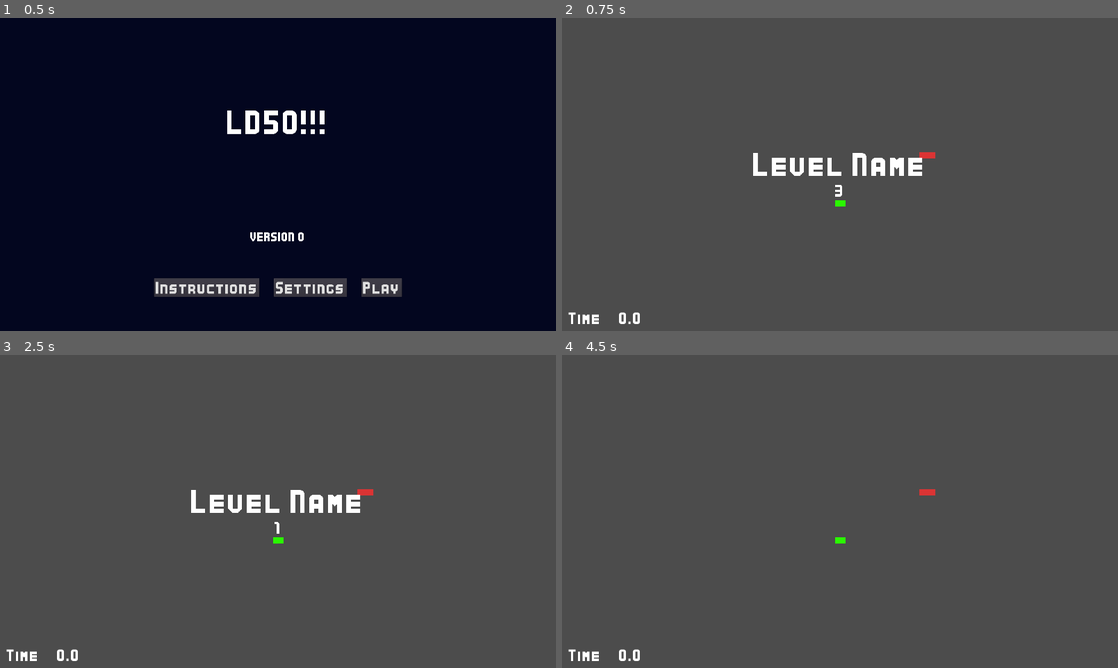
Above: before the commit, frames 1-4 (two rows, left to right).
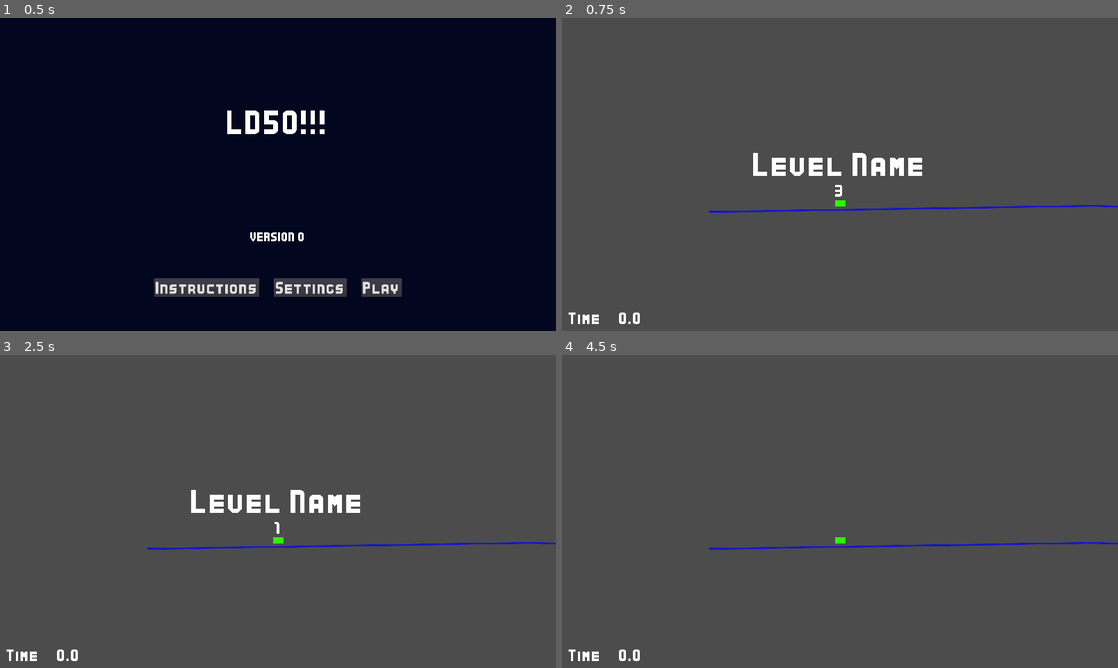
Above: after the commit, the same moments.

Repository: anthonyfinch/ld50
Game: Godot game, scene res://Main.tscn
The game is run twice, just before and just after one commit, with the same random seed, the same clock (stepped at 60 frames per second) and the same inputs.
Inputs:
- Up to frame 1 (0.5 s): no input
- Up to frame 2 (0.75 s): click "Play" at 0.5 s
- Up to frame 3 (2.5 s): tap Enter at 1.25 s; hold D (right) 1.28-2.03 s; tap Space at 2 s; hold S (brake) from 2.03 s (still down)
- Up to frame 4 (4.5 s): tap Enter at 2.75, 4.25 s; release S (brake) at 2.78 s; hold D (right) 2.78-3.53 s; tap Space at 3.5 s; hold W (accelerate) 3.53-4.28 s; hold A (left) from 4.28 s (still down)

Frame 1 is identical in both runs. In frame 2, 0.5% of the frame differs, in the area x 26-100%, y 42-63%; in frame 3, 0.5%; in frame 4, 0.5%.

Commit message:
adds endzone logic, basic path for roads

Diff:
--- /dev/null
+++ b/Levels/EndZone.gd
@@ -0,0 +1,13 @@
+extends Area2D
+
+export(Resource) var game_events
+
+func _ready():
+	assert(game_events != null, "Please set game events resource")
+	var _c = connect("body_entered", self, "_car_enter")
+
+
+func _car_enter(body):
+	if body.has_method("end_race"):
+		body.end_race()
+		game_events.car_finished(body)
--- a/Levels/Race.gd
+++ b/Levels/Race.gd
@@ -6,6 +6,8 @@
 onready var _pause_screen = $UIOverlay/PauseScreen
 onready var _start_screen = $UIOverlay/StartScreen
 onready var _countdown_label = $UIOverlay/StartScreen/Box/CountDown
+onready var _end_screen = $UIOverlay/EndScreen
+onready var _end_screen_time = $UIOverlay/EndScreen/Box/EndTime
 onready var _race_time_label = $UIOverlay/RaceTime
 
 var _started = false
@@ -19,8 +21,15 @@
 	assert(game_state != null, "Please set game state resource")
 
 	_start_screen.visible = true
+	_end_screen.visible = false
 	_update_ui()
 	game_events.connect("unpause", self, "_unpause")
+	game_events.connect("car_finished", self, "_end_race")
+
+
+func _end_race(_who):
+	_finished = true
+	_end_screen.visible = true
 
 
 func _process(delta):
@@ -36,6 +45,7 @@
 	elif not _finished and not game_state.paused:
 		_race_time += delta
 		_race_time_label.text = "%3.2f" % _race_time
+		_end_screen_time.text = "%3.3f" % _race_time
 
 
 func _update_ui():
--- /dev/null
+++ b/Levels/Road.gd
@@ -0,0 +1,10 @@
+extends Path2D
+
+
+export (Color) var color = Color.blue
+export (float) var width = 5.0
+
+
+func _draw():
+	var points = curve.tessellate()
+	draw_polyline(points, color, width, true)
--- /dev/null
+++ b/Levels/TestLevel.tscn
@@ -0,0 +1,55 @@
+[gd_scene load_steps=10 format=2]
+
+[ext_resource path="res://game_events.tres" type="Resource" id=1]
+[ext_resource path="res://Cars/Car.gd" type="Script" id=2]
+[ext_resource path="res://Cars/Car.tscn" type="PackedScene" id=3]
+[ext_resource path="res://Levels/EndZone.gd" type="Script" id=4]
+[ext_resource path="res://RaceCamera.gd" type="Script" id=5]
+[ext_resource path="res://Levels/Road.gd" type="Script" id=6]
+
+[sub_resource type="CircleShape2D" id=2]
+radius = 100.0
+
+[sub_resource type="RectangleShape2D" id=1]
+extents = Vector2( 300, 100 )
+
+[sub_resource type="Curve2D" id=3]
+_data = {
+"points": PoolVector2Array( 0, 0, 0, 0, 490, 569, 0, 0, 0, 0, 1193, 558, 0, 0, 0, 0, 1814, 548, 0, 0, 0, 0, 3347, 589, 0, 0, 0, 0, 6384, 530, 0, 0, 0, 0, 7666, 850, 0, 0, 0, 0, 8798, 537, 0, 0, 0, 0, 10038, 507 )
+}
+
+[node name="TestLevel" type="Node2D"]
+
+[node name="EndZone" type="Area2D" parent="."]
+position = Vector2( 10104, 508 )
+script = ExtResource( 4 )
+game_events = ExtResource( 1 )
+
+[node name="CollisionShape2D" type="CollisionShape2D" parent="EndZone"]
+shape = SubResource( 2 )
+
+[node name="Car" parent="." instance=ExtResource( 3 )]
+position = Vector2( 941, 540 )
+script = ExtResource( 2 )
+
+[node name="Camera2D" type="Camera2D" parent="Car"]
+current = true
+script = ExtResource( 5 )
+zoom_factor = 450
+
+[node name="Scenery" type="Node2D" parent="."]
+
+[node name="StaticBody2D" type="StaticBody2D" parent="Scenery"]
+position = Vector2( 7631, 589 )
+
+[node name="Polygon2D" type="Polygon2D" parent="Scenery/StaticBody2D"]
+color = Color( 0.862745, 0.207843, 0.207843, 1 )
+polygon = PoolVector2Array( -281, -100, 320, -99, 319, 98, -286, 100 )
+
+[node name="CollisionShape2D" type="CollisionShape2D" parent="Scenery/StaticBody2D"]
+position = Vector2( 18, 0 )
+shape = SubResource( 1 )
+
+[node name="Path2D" type="Path2D" parent="Scenery"]
+curve = SubResource( 3 )
+script = ExtResource( 6 )
--- a/Race.tscn
+++ b/Race.tscn
@@ -1,7 +1,6 @@
-[gd_scene load_steps=12 format=2]
+[gd_scene load_steps=10 format=2]
 
-[ext_resource path="res://Cars/Car.tscn" type="PackedScene" id=1]
-[ext_resource path="res://RaceCamera.gd" type="Script" id=2]
+[ext_resource path="res://Levels/TestLevel.tscn" type="PackedScene" id=1]
 [ext_resource path="res://UI/LabelBig.tscn" type="PackedScene" id=3]
 [ext_resource path="res://UI/Settings.tscn" type="PackedScene" id=4]
 [ext_resource path="res://UI/ButtonSceneChange.tscn" type="PackedScene" id=5]
@@ -10,9 +9,6 @@
 [ext_resource path="res://game_events.tres" type="Resource" id=8]
 [ext_resource path="res://game_state.tres" type="Resource" id=9]
 [ext_resource path="res://UI/LabelSmall.tscn" type="PackedScene" id=10]
-
-[sub_resource type="RectangleShape2D" id=1]
-extents = Vector2( 27.5, 10 )
 
 [node name="Race" type="Control"]
 anchor_right = 1.0
@@ -36,30 +32,12 @@
 handle_input_locally = false
 render_target_update_mode = 3
 
-[node name="Car" parent="ViewportContainer/Viewport" instance=ExtResource( 1 )]
-position = Vector2( 941, 540 )
-
-[node name="Camera2D" type="Camera2D" parent="ViewportContainer/Viewport/Car"]
-current = true
-script = ExtResource( 2 )
-zoom_factor = 450
-
-[node name="Scenery" type="Node2D" parent="ViewportContainer/Viewport"]
-
-[node name="StaticBody2D" type="StaticBody2D" parent="ViewportContainer/Viewport/Scenery"]
-position = Vector2( 1225, 373 )
-
-[node name="Polygon2D" type="Polygon2D" parent="ViewportContainer/Viewport/Scenery/StaticBody2D"]
-color = Color( 0.862745, 0.207843, 0.207843, 1 )
-polygon = PoolVector2Array( -10, -10, 46, -10, 46, 11, -10, 11 )
-
-[node name="CollisionShape2D" type="CollisionShape2D" parent="ViewportContainer/Viewport/Scenery/StaticBody2D"]
-position = Vector2( 18, 0 )
-shape = SubResource( 1 )
+[node name="TestLevel" parent="ViewportContainer/Viewport" instance=ExtResource( 1 )]
 
 [node name="UIOverlay" type="Control" parent="."]
 anchor_right = 1.0
 anchor_bottom = 1.0
+mouse_filter = 1
 __meta__ = {
 "_edit_use_anchors_": false
 }
@@ -119,6 +97,7 @@
 margin_bottom = 366.0
 
 [node name="StartScreen" type="CenterContainer" parent="UIOverlay"]
+visible = false
 anchor_right = 1.0
 anchor_bottom = 1.0
 __meta__ = {
@@ -145,6 +124,39 @@
 margin_bottom = 168.0
 text = "3"
 
+[node name="EndScreen" type="CenterContainer" parent="UIOverlay"]
+anchor_right = 1.0
+anchor_bottom = 1.0
+__meta__ = {
+"_edit_use_anchors_": false
+}
+
+[node name="Box" type="VBoxContainer" parent="UIOverlay/EndScreen"]
+margin_left = 692.0
+margin_top = 422.0
+margin_right = 1228.0
+margin_bottom = 658.0
+
+[node name="Label" parent="UIOverlay/EndScreen/Box" instance=ExtResource( 3 )]
+margin_left = 0.0
+margin_top = 0.0
+margin_right = 536.0
+margin_bottom = 106.0
+text = "Race Over"
+
+[node name="EndTime" parent="UIOverlay/EndScreen/Box" instance=ExtResource( 10 )]
+margin_left = 0.0
+margin_top = 110.0
+margin_right = 536.0
+margin_bottom = 168.0
+text = "End Time: 0.0"
+
+[node name="End" parent="UIOverlay/EndScreen/Box" instance=ExtResource( 5 )]
+margin_top = 172.0
+margin_right = 536.0
+margin_bottom = 236.0
+text = "Exit"
+
 [node name="Label" parent="UIOverlay" instance=ExtResource( 10 )]
 anchor_top = 1.0
 anchor_bottom = 1.0
--- a/UI/Settings.tscn
+++ b/UI/Settings.tscn
@@ -42,7 +42,7 @@
 size_flags_horizontal = 3
 size_flags_vertical = 1
 max_value = 10.0
-script = ExtResource( 5 )
+script = ExtResource( 4 )
 game_events = ExtResource( 3 )
 bus_name = "Music"
 audio_hint = ExtResource( 2 )
@@ -66,7 +66,7 @@
 size_flags_horizontal = 3
 size_flags_vertical = 1
 max_value = 10.0
-script = ExtResource( 4 )
+script = ExtResource( 5 )
 game_events = ExtResource( 3 )
 bus_name = "SFX"
 audio_hint = ExtResource( 2 )
